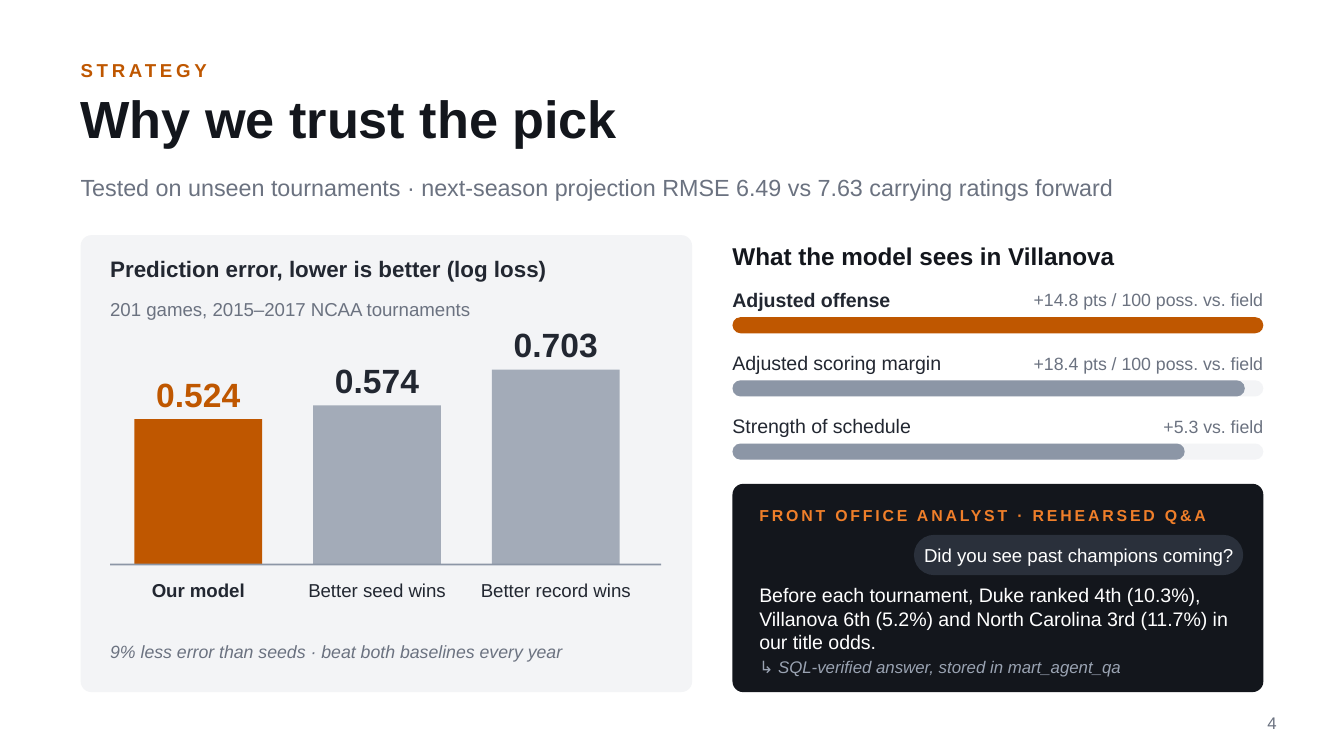
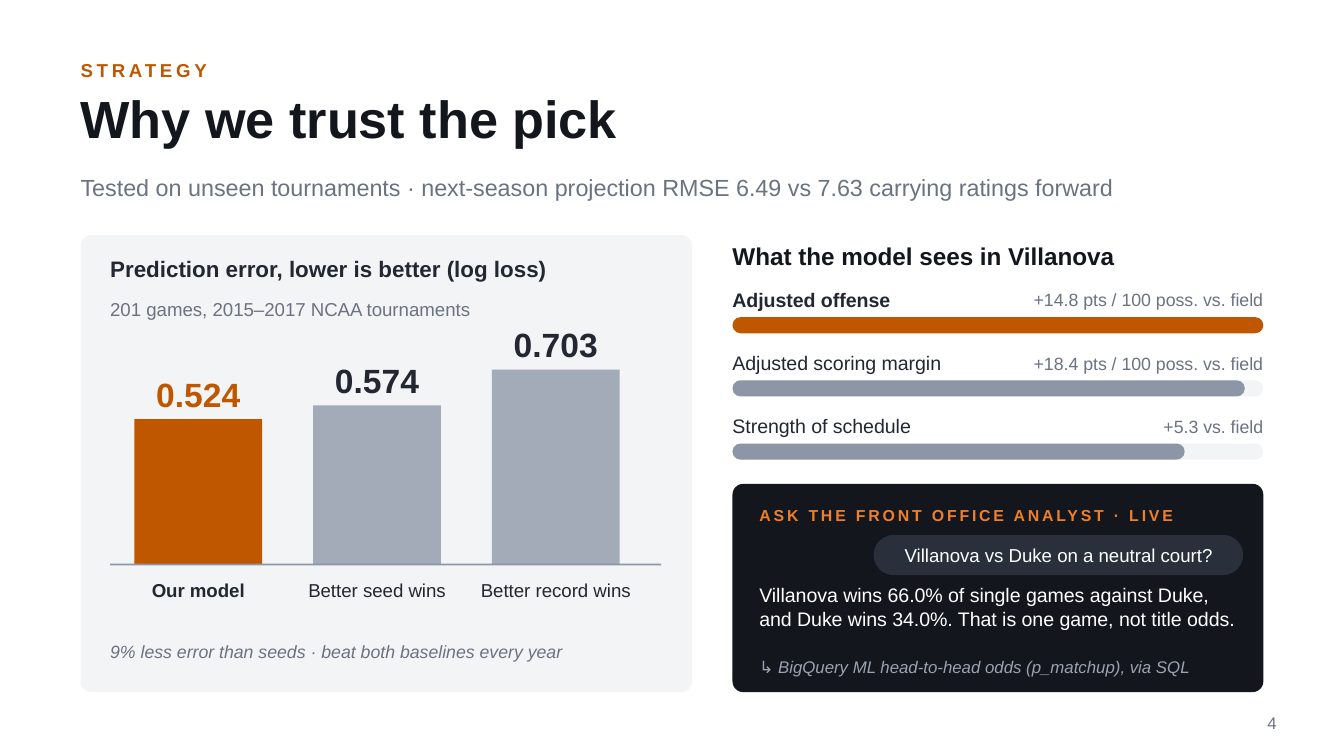
Before and after one commit to sodafe-01/ncaa-championship-predictor, a slide deck: slide 4 of deck/NCAA_Briefing_5min.pptx. Drawn at 1344x756 pixels with LibreOffice and Linux fonts; fonts in the diff are those of the drawing. Boxes give left, top, right and bottom in pixels: in the first picture for what was removed or moved away, otherwise in the second. Text is boxed around its words. In the diff, an @@ line names an element or a change of style, - is before the commit and + after.

```diff
--- a/deck/NCAA_Briefing_5min.pptx
+++ b/deck/NCAA_Briefing_5min.pptx
@@ rounded rectangle: place and size @@
-rounded rectangle at [914, 535, 1243, 575]
+rounded rectangle at [874, 535, 1243, 575]
@@ text at [1165, 510, 1205, 524]: text changed @@
-FRONT OFFICE ANALYST · REHEARSED Q&A
+ASK THE FRONT OFFICE ANALYST · LIVE
@@ text at [905, 548, 1213, 562]: text changed @@
-Did you see past champions coming?
+Villanova vs Duke on a neutral court?
@@ text at [759, 587, 1235, 630]: text changed @@
-Before each tournament, Duke ranked 4th (10.3%), Villanova 6th (5.2%) and North Carolina 3rd (11.7%) in our title odds.
+Villanova wins 66.0% of single games against Duke, and Duke wins 34.0%. That is one game, not title odds.
@@ text at [778, 661, 1190, 677]: text changed @@
-↳ SQL-verified answer, stored in mart_agent_qa
+↳ BigQuery ML head-to-head odds (p_matchup), via SQL
```
Also in this commit, not shown: 3 other slides changed, 1 other file.
